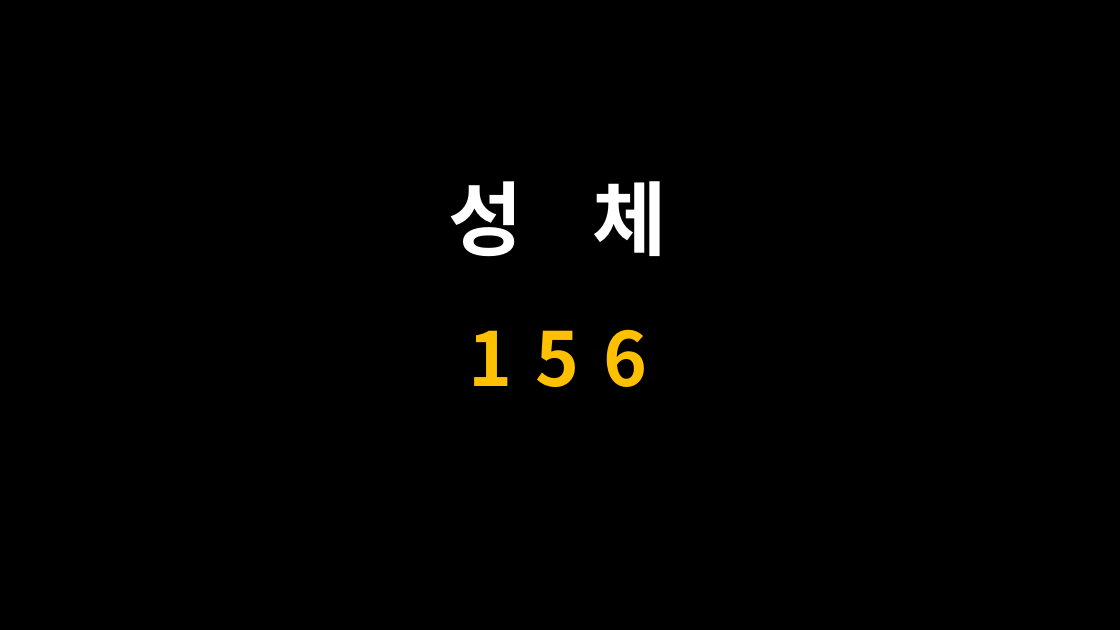
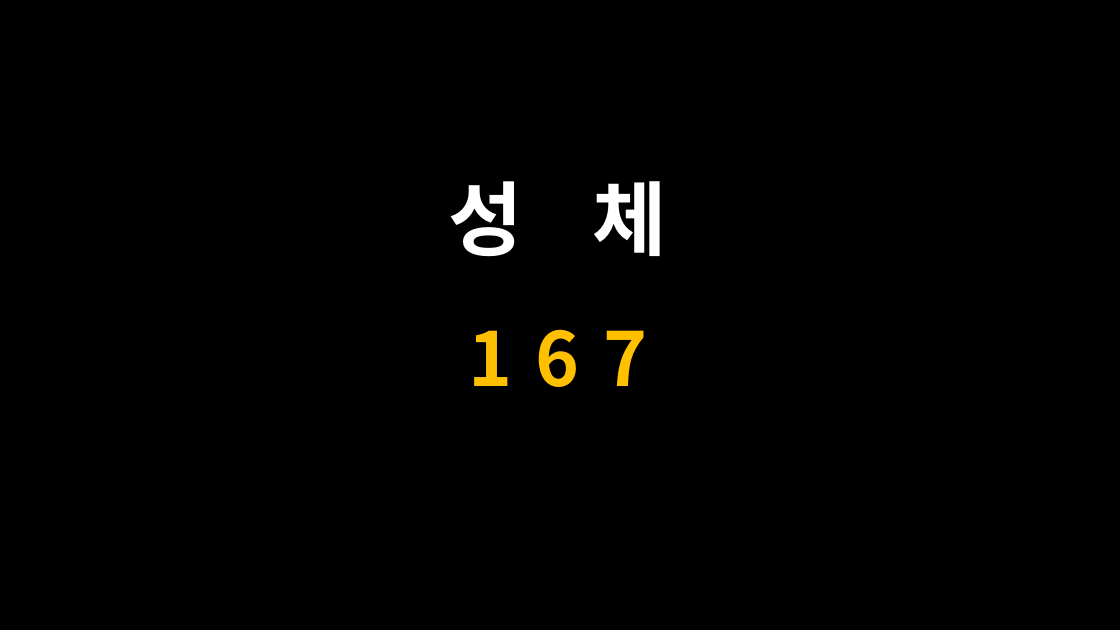
Before and after one commit to scottpark/missa_ppt, a slide deck: slide 124 of 20260726/20260726_연중 제17주일.pptx (slide 117 before the commit). Drawn at 1120x630 pixels with LibreOffice and Linux fonts; fonts in the diff are those of the drawing. Boxes give left, top, right and bottom in pixels: in the first picture for what was removed or moved away, otherwise in the second. Text is boxed around its words. In the diff, an @@ line names an element or a change of style, - is before the commit and + after.

```diff
--- a/20260726/20260726_연중 제17주일.pptx
+++ b/20260726/20260726_연중 제17주일.pptx
@@ text at bbox=[469, 329, 648, 387]: text changed @@
-156
+167
```
Also in this commit, not shown: 18 other slides changed, 32 slides added, 16 slides removed, 51 other files.
